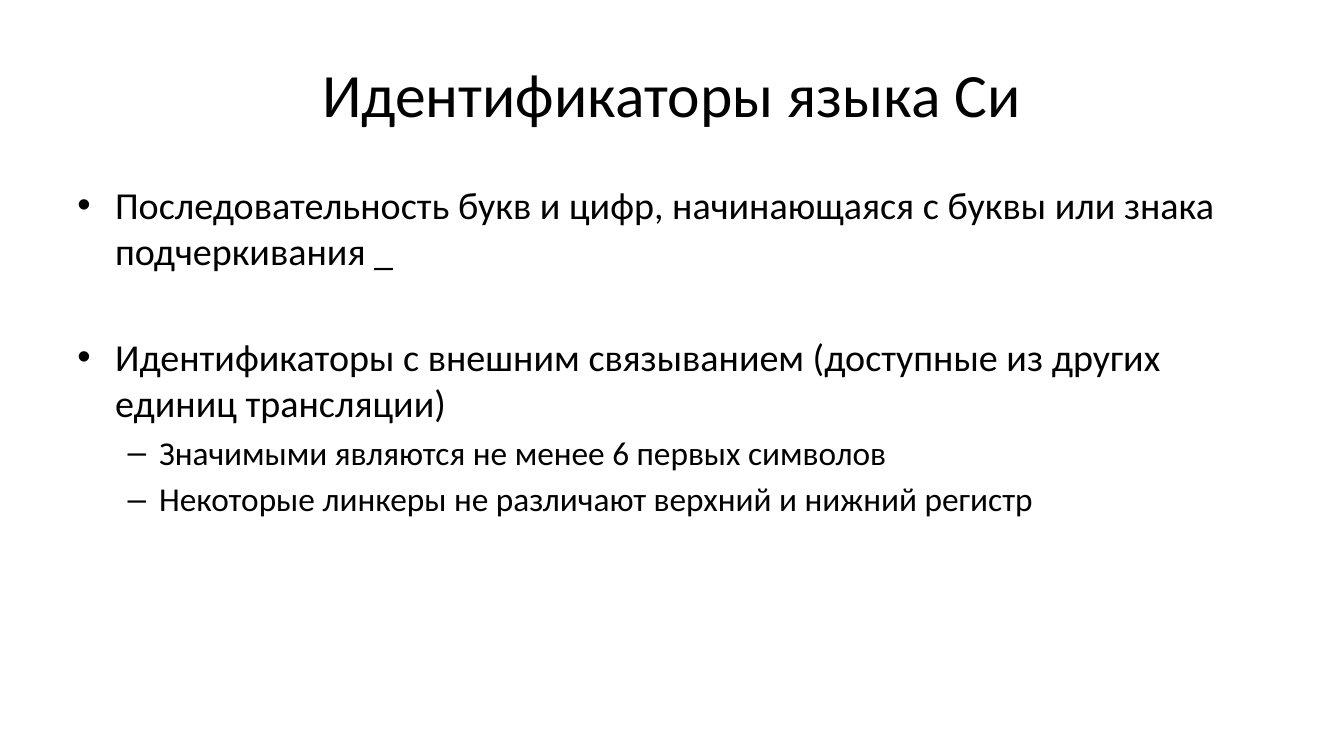
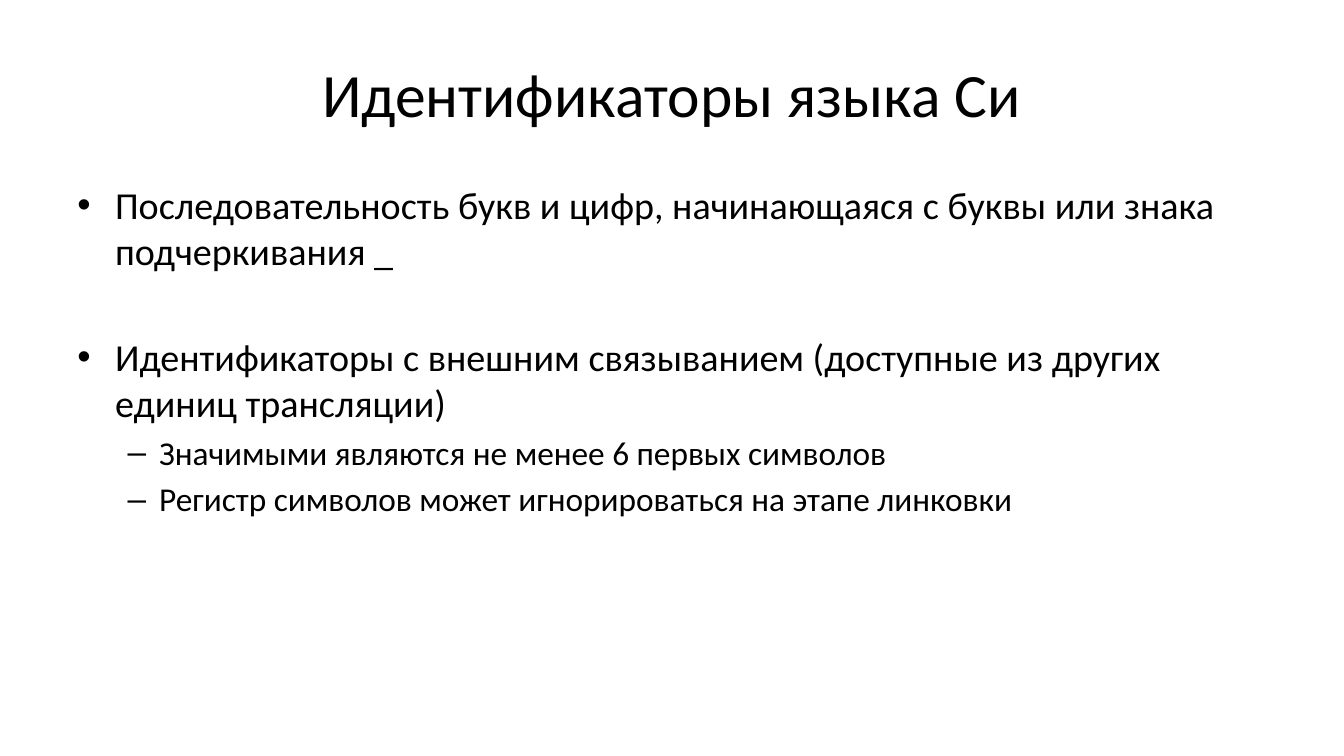
Before and after one commit to Evgueni-Petrov-aka-espetrov/Algorithms-and-Programming-in-C-pptx, a slide deck: slide 70 of 02.75 Лексика и концепции языка Си.pptx (slide 75 before the commit). Drawn at 1344x756 pixels with LibreOffice and Linux fonts; fonts in the diff are those of the drawing. Boxes give left, top, right and bottom in pixels: in the first picture for what was removed or moved away, otherwise in the second. Text is boxed around its words. In the diff, an @@ line names an element or a change of style, - is before the commit and + after.

```diff
--- a/02.75 Лексика и концепции языка Си.pptx
+++ b/02.75 Лексика и концепции языка Си.pptx
@@ text at <box>159,489,1012,517</box>: text changed @@
-  – Некоторые линкеры не различают верхний и нижний регистр
+  – Регистр символов может игнорироваться на этапе линковки
```
Also in this commit, not shown: 31 other slides changed, 6 slides added.
